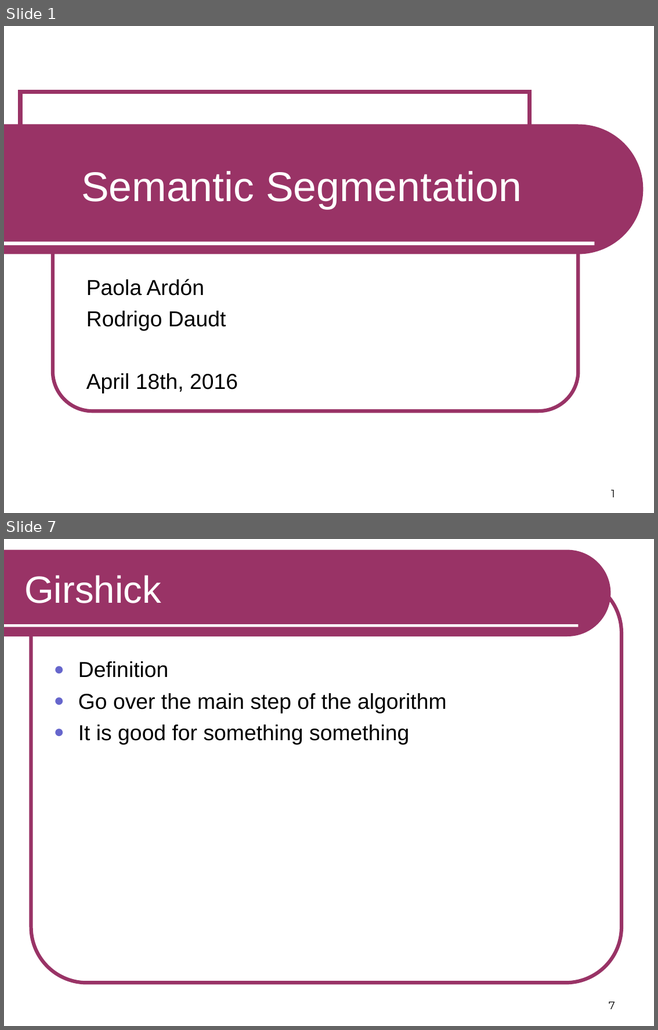
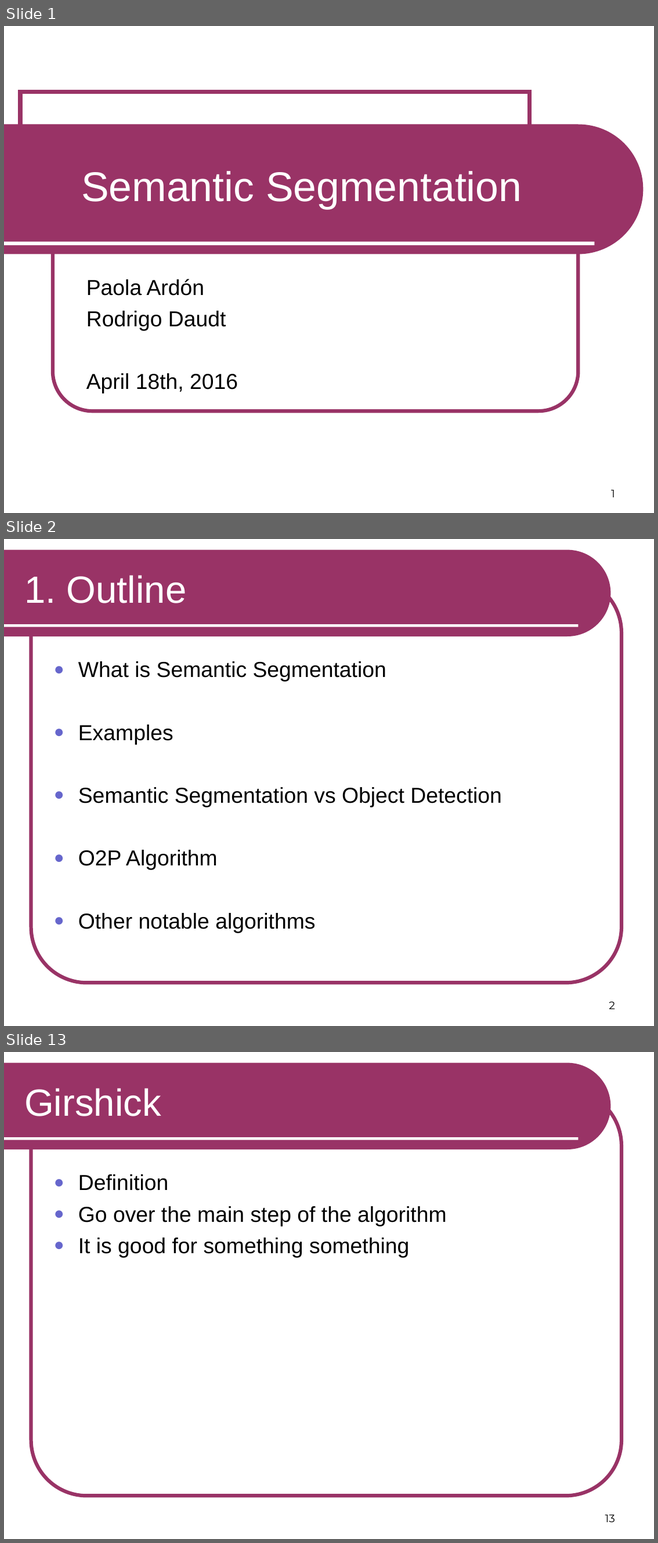
Before and after one commit to RSIP/SSI-SemanticSegmentation, a slide deck: template_slides.ppt. Shown one above the other, each under a label of ours: slides 1 and 7 before the commit, slides 1, 2 and 13 after it; the slides between them are not shown. The pictures are 658x1030 and 658x1543 pixels, drawn with LibreOffice and Linux fonts; fonts in the diff are those of the drawing. Boxes give left, top, right and bottom in pixels: in the first picture for what was removed or moved away, otherwise in the second. Text is boxed around its words. In the diff, an @@ line names an element or a change of style, - is before the commit and + after.

```diff
--- a/template_slides.ppt
+++ b/template_slides.ppt
@@ slide 2 added at box(4, 539, 654, 1026), background #FFFFFF; not listed: 3 template elements that a slide beside it also shows @@
@@ title added at box(24, 575, 187, 603), 42 pt, text #FFFFFF @@
+1. Outline
@@ text added at box(78, 661, 502, 933), 24 pt, text #000000 @@
+● What is Semantic Segmentation
+● Examples
+● Semantic Segmentation vs Object Detection
+● O2P Algorithm
+● Other notable algorithms
@@ page number added at box(608, 1002, 615, 1009), 12 pt, text #000000 @@
+2
@@ what was slide 7 is now slide 13 @@
@@ page number at box(605, 1515, 615, 1522): text changed @@
-7
+13
```
Also in this commit, not shown: 4 slides changed, 8 other slides added, 3 slides removed.
